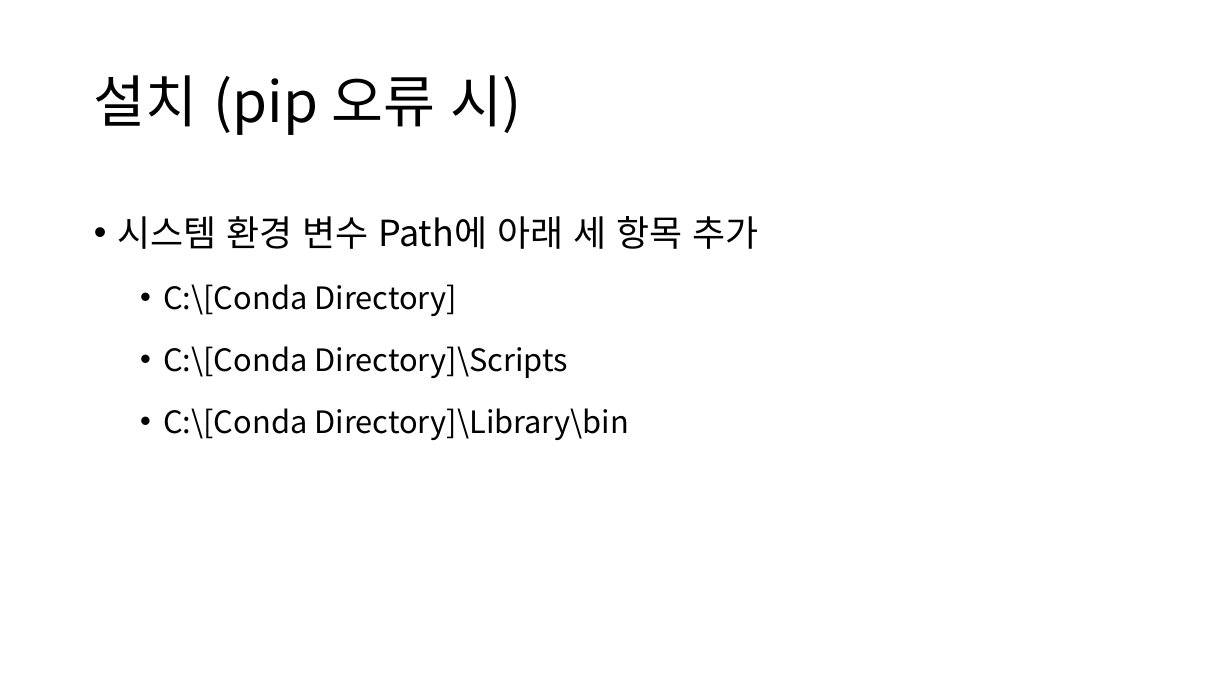
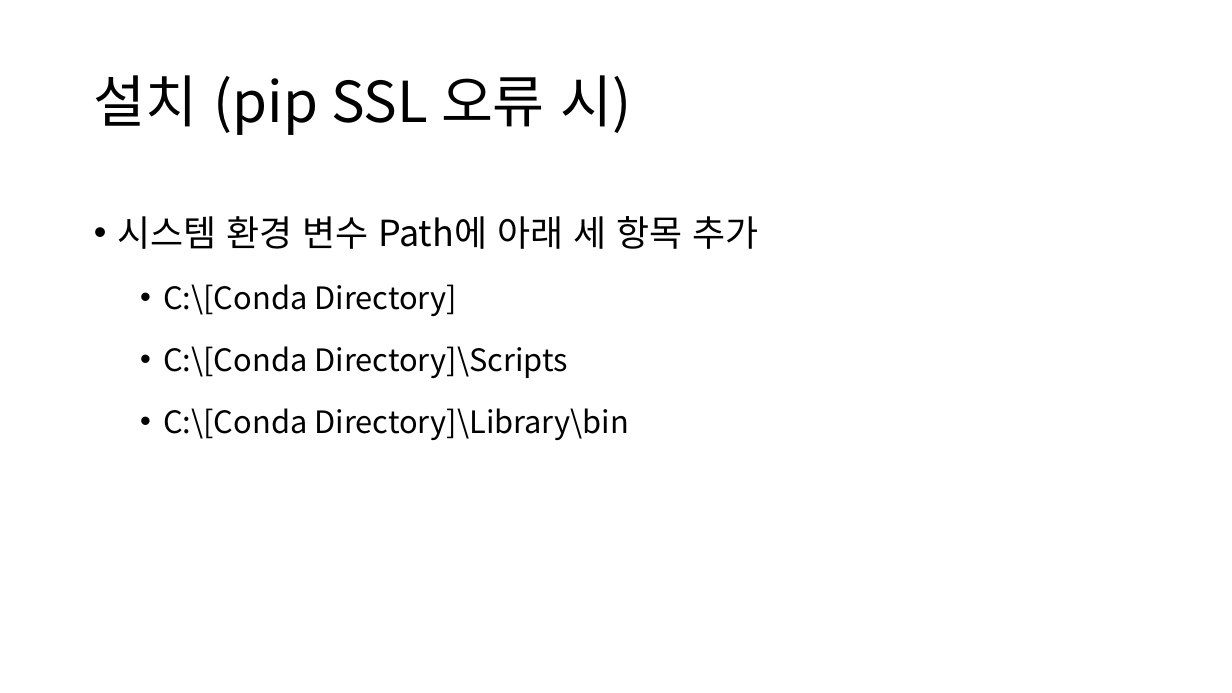
Before and after one commit to cid2rrrr/DRUMMM, a slide deck: slide 3 of 청음지능 인수인계.pptx. Drawn at 1232x693 pixels with LibreOffice and Linux fonts; fonts in the diff are those of the drawing. Boxes give left, top, right and bottom in pixels: in the first picture for what was removed or moved away, otherwise in the second. Text is boxed around its words. In the diff, an @@ line names an element or a change of style, - is before the commit and + after.

```diff
--- a/청음지능 인수인계.pptx
+++ b/청음지능 인수인계.pptx
@@ title at (94,75,632,135): text changed @@
-설치 (pip 오류 시)
+설치 (pip SSL 오류 시)
```
Also in this commit, not shown: 2 other slides changed.
